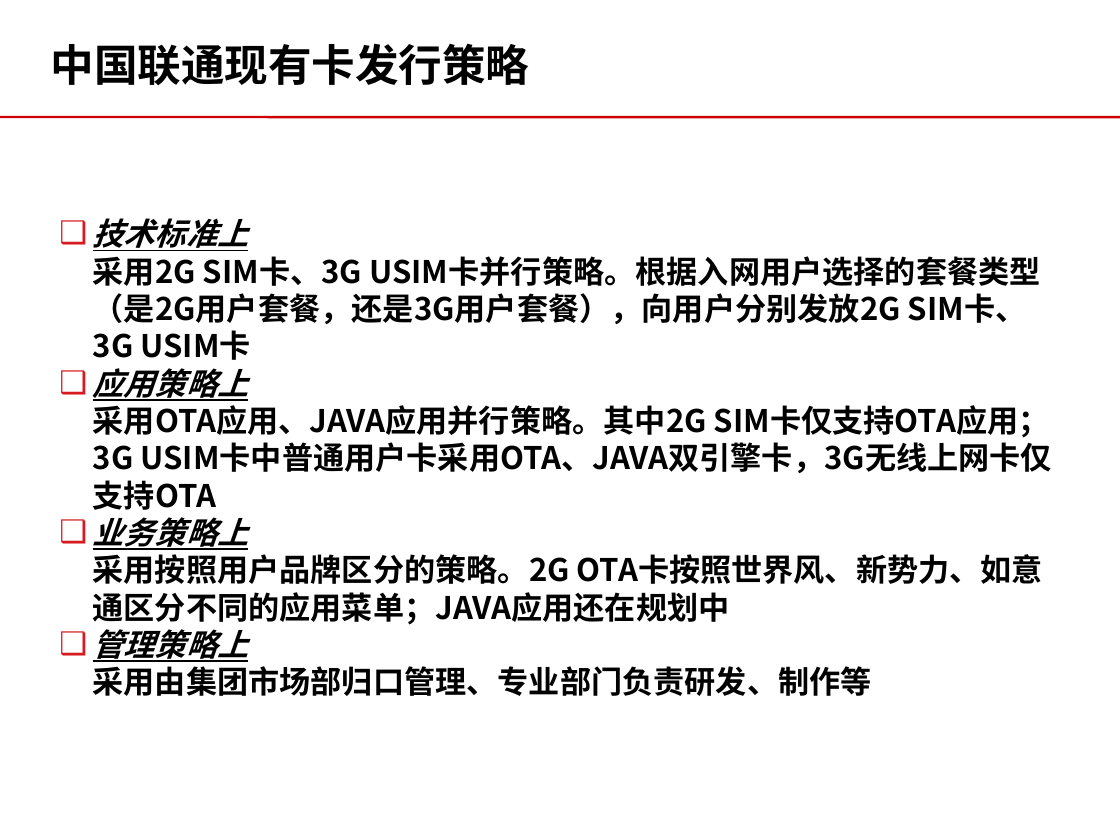
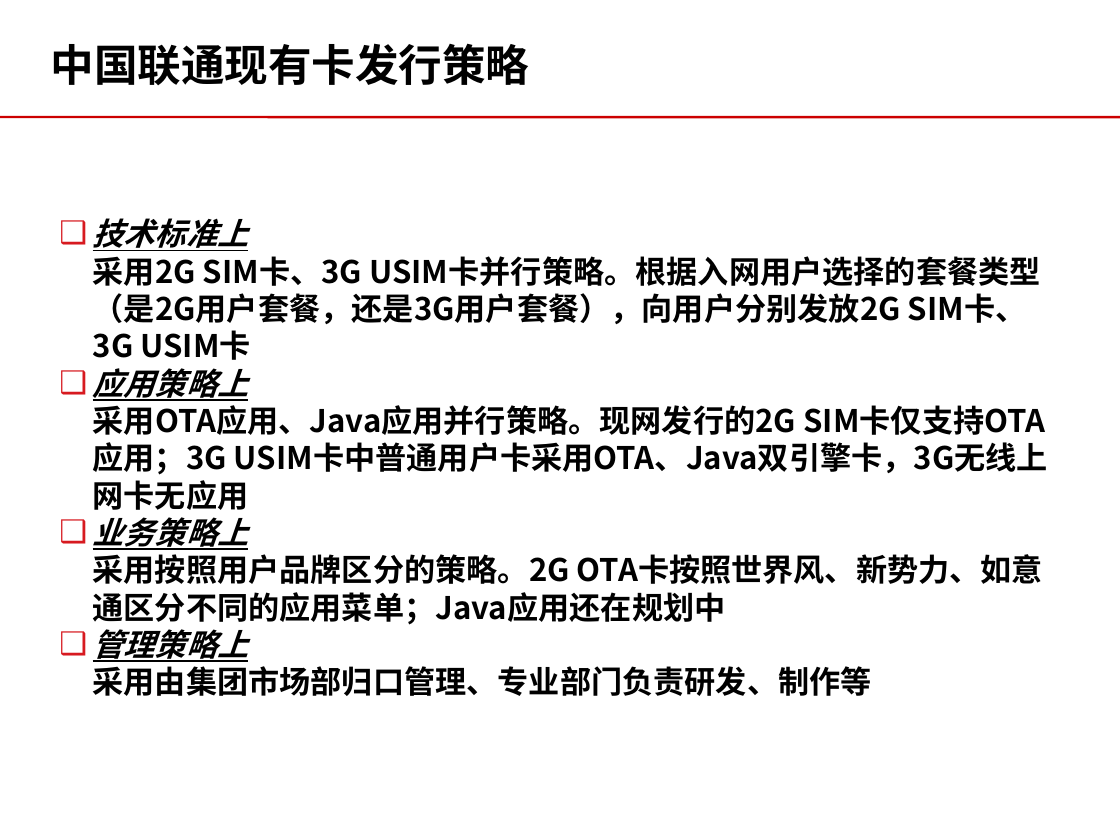
Before and after one commit to momo1101/unicardsrch, a slide deck: slide 20 of 软课题文本/软课题-中国联通电信卡业务及策略研究.ppt (slide 16 before the commit). Drawn at 1120x840 pixels with LibreOffice and Linux fonts; fonts in the diff are those of the drawing; background and template pictures are left out. Boxes give left, top, right and bottom in pixels: in the first picture for what was removed or moved away, otherwise in the second. Text is boxed around its words. In the diff, an @@ line names an element or a change of style, - is before the commit and + after.

Commit message:
2011.4.13与李处、于睿、兴业讨论后修改的版本。尚无兴业提交内容及固网卡修改

```diff
--- a/软课题文本/软课题-中国联通电信卡业务及策略研究.ppt
+++ b/软课题文本/软课题-中国联通电信卡业务及策略研究.ppt
@@ text at (93, 400, 1048, 475): text changed @@
-采用OTA应用、JAVA应用并行策略。其中2G SIM卡仅支持OTA应用；3G USIM卡中普通用户卡采用OTA、JAVA双引擎卡，3G无线上网卡仅支持OTA
+采用OTA应用、Java应用并行策略。现网发行的2G SIM卡仅支持OTA应用；3G USIM卡中普通用户卡采用OTA、Java双引擎卡，3G无线上网卡无应用
@@ text at (93, 554, 1043, 625): text changed @@
-采用按照用户品牌区分的策略。2G OTA卡按照世界风、新势力、如意通区分不同的应用菜单；JAVA应用还在规划中
+采用按照用户品牌区分的策略。2G OTA卡按照世界风、新势力、如意通区分不同的应用菜单；Java应用还在规划中
```
Also in this commit, not shown: 19 other slides changed, 22 slides added, 1 slide removed.
